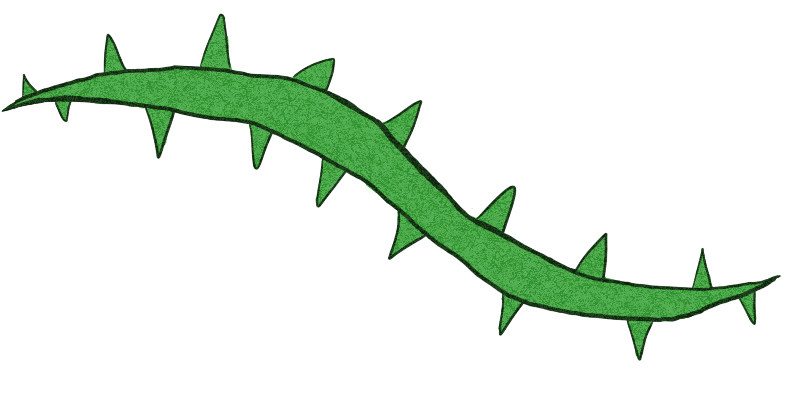
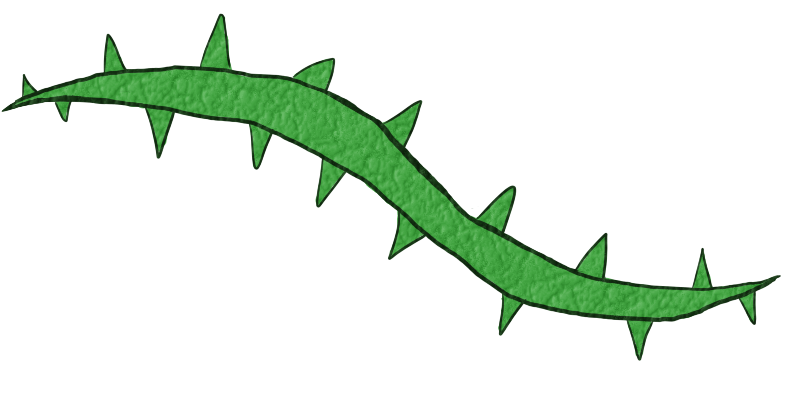
Two versions of the same layered image (800x400). Layer-by-layer changes:
"Paint Layer 5": opacity 38% → 54%, painted on it over [2, 14, 781, 360]
painted on "Paint Layer 3" over [2, 14, 781, 360]
painted on "Paint Layer 4" over [2, 14, 781, 360]
